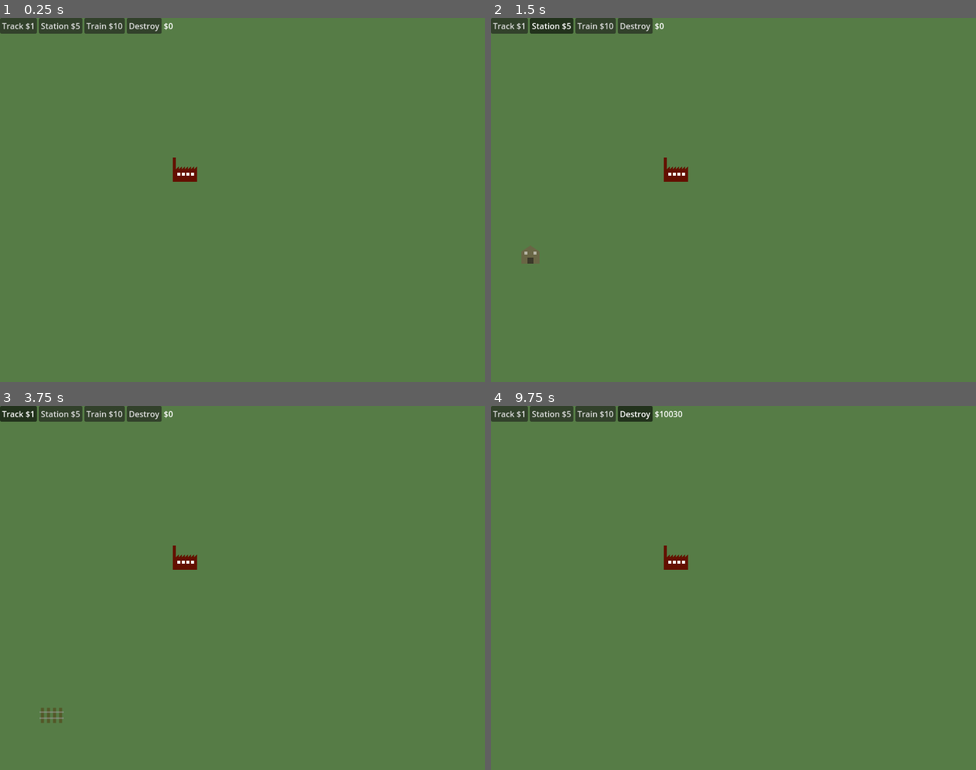
Above: before the commit, frames 1-4 (two rows, left to right).
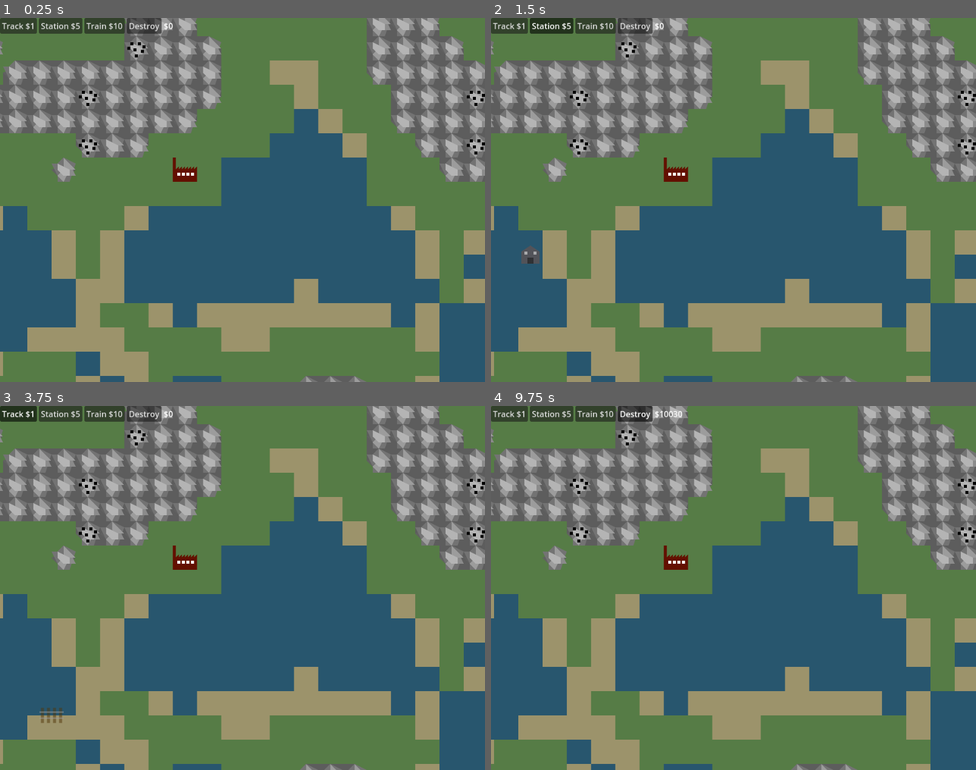
Above: after the commit, the same moments.

Repository: Godsmith/trainfinity3
Game: Godot game, scene res://scenes/overground.tscn
Two runs of this game, one before a commit and one after it. Both use one fixed random seed, a clock stepped at 60 frames per second and the inputs below.
Inputs (mouse positions are in pixels of both pictures, inside the frame that each line leads up to):
- Up to frame 1 (0.25 s): no input
- Up to frame 2 (1.5 s): click "Track $1" at 0.5 s; click "Station $5" at 1.25 s
- Up to frame 3 (3.75 s): click "Train $10" at 2 s; click "Destroy" at 2.75 s; click "Track $1" at 3.5 s
- Up to frame 4 (9.75 s): click "Station $5" at 4.25 s; click "Train $10" at 5 s; click "Destroy" at 5.75 s; click "Track $1" at 6.5 s; click "Station $5" at 7.25 s; click "Train $10" at 8 s; click "Destroy" at 8.75 s; tap Enter at 9.5 s; move the mouse to (651, 580) at 9.52 s; tap X at 9.6 s; click (651, 580) at 9.67 s

The runs differ from the first frame. In frame 1, 61% of the frame differs, in the area x 0-100%, y 0-100%; in frame 2, 61%; in frame 3, 61%; in frame 4, 61%.
Error before the commit: Attempt to call function 'add_child' in base 'null instance' on a null instance. (res://scripts/game.gd:200)

Commit message:
Add wagons

Diff:
--- a/scenes/overground.tscn
+++ b/scenes/overground.tscn
@@ -9,6 +9,8 @@
 
 [node name="Overground" type="Node2D"]
 script = ExtResource("1_u5idq")
+
+[node name="Terrain" type="Node2D" parent="."]
 
 [node name="Camera2D" type="Camera2D" parent="."]
 position = Vector2(38, 20)
@@ -18,7 +20,7 @@
 [node name="Gui" parent="." instance=ExtResource("2_lgfhw")]
 
 [node name="Background" type="Polygon2D" parent="."]
-z_index = -1
+z_index = -2
 position = Vector2(-16, 0)
 color = Color(0.337255, 0.490196, 0.27451, 1)
 polygon = PackedVector2Array(-1008, -1024, -1008, 959.32, -1008, 1024, 1040, 1024, 1040, -1024)
--- /dev/null
+++ b/scenes/wagon.tscn
@@ -0,0 +1,43 @@
+[gd_scene format=3 uid="uid://b4kkdoufxj3o1"]
+
+[node name="Wagon" type="PathFollow2D"]
+
+[node name="Polygon2D6" type="Polygon2D" parent="."]
+position = Vector2(3.51476, -0.507323)
+scale = Vector2(1, 0.497559)
+color = Color(0.212745, 0.217409, 0.213871, 1)
+polygon = PackedVector2Array(-6, -2, -4, -2, -4, -3, -6, -3)
+uv = PackedVector2Array(-351, -160.5, 241, -161.5, 382, -32.5, 263, 110.5, -358, 112.5)
+
+[node name="Polygon2D7" type="Polygon2D" parent="."]
+position = Vector2(6.51476, -0.507323)
+scale = Vector2(1, 0.497559)
+color = Color(0.212745, 0.217409, 0.213871, 1)
+polygon = PackedVector2Array(-6, -2, -4, -2, -4, -3, -6, -3)
+uv = PackedVector2Array(-351, -160.5, 241, -161.5, 382, -32.5, 263, 110.5, -358, 112.5)
+
+[node name="Polygon2D8" type="Polygon2D" parent="."]
+position = Vector2(3.51476, 2.96047)
+scale = Vector2(1, 0.487637)
+color = Color(0.212745, 0.217409, 0.213871, 1)
+polygon = PackedVector2Array(-6, -2, -4, -2, -4, -3, -6, -3)
+uv = PackedVector2Array(-351, -160.5, 241, -161.5, 382, -32.5, 263, 110.5, -358, 112.5)
+
+[node name="Polygon2D9" type="Polygon2D" parent="."]
+position = Vector2(6.51476, 2.96047)
+scale = Vector2(1, 0.487637)
+color = Color(0.212745, 0.217409, 0.213871, 1)
+polygon = PackedVector2Array(-6, -2, -4.99606, -2, -4, -2, -4, -3, -6, -3)
+uv = PackedVector2Array(-351, -160.5, 241, -161.5, 382, -32.5, 263, 110.5, -358, 112.5)
+
+[node name="Polygon2D2" type="Polygon2D" parent="."]
+position = Vector2(-2.48524, 0.497559)
+color = Color(0.350796, 0.357471, 0.352406, 1)
+polygon = PackedVector2Array(-1, 1, 1.91604, 1, 6, 1, 6, -2, -1, -2)
+uv = PackedVector2Array(-351, -160.5, 241, -161.5, 382, -32.5, 263, 110.5, -358, 112.5)
+
+[node name="Polygon2D" type="Polygon2D" parent="."]
+position = Vector2(2.01408, 2.00957)
+color = Color(0.212745, 0.217409, 0.213871, 1)
+polygon = PackedVector2Array(-5, -1, 1, -1, 1, -3, -5, -3)
+uv = PackedVector2Array(-351, -160.5, 241, -161.5, 382, -32.5, 263, 110.5, -358, 112.5)
--- a/scripts/game.gd
+++ b/scripts/game.gd
@@ -10,15 +10,13 @@
 # - ore patch size
 
 # TODO
-# - train collisions
-# - train wagons
 # - trains cannot turn so quickly
 # - limit zoom in and out
 # - saving the game
-# - terrain (water, sand, grass, hills, mountains...)
 # - cities
-# - perlin noise for terrain generation
 # - iron
+# - train collisions
+#   - cannot be done until we have pathfinding that takes other trains into account/signals/manual paths
 
 
 extends Node2D
--- a/scripts/train.gd
+++ b/scripts/train.gd
@@ -1,6 +1,8 @@
 extends Path2D
 
 class_name Train
+
+const WAGON = preload("res://scenes/wagon.tscn")
 
 signal end_reached(train: Train)
 
@@ -8,11 +10,18 @@
 @export var absolute_speed := 0.0
 @export var acceleration := 0.1
 @export var ore := 0
+@export var wagons: Array = []
 
 var direction := 1
 var last_progress := 0.0
 @onready var path_follow := $PathFollow2D
 @onready var polygon := $PathFollow2D/LightOccluder2D
+
+func _ready() -> void:
+	for i in 3:
+		var wagon = WAGON.instantiate()
+		wagons.append(wagon)
+		add_child(wagon)
 
 func _process(delta):
 	if absolute_speed < max_speed:
@@ -21,6 +30,10 @@
 
 func loop_movement(delta: Variant):
 	path_follow.progress += delta * absolute_speed * direction
+	for i in len(wagons):
+		var wagon = wagons[i]
+		wagon.progress = path_follow.progress - direction * Global.TILE_SIZE * (i + 1)
+		wagon.progress = clamp(wagon.progress, 0.0, curve.get_baked_length())
 	if path_follow.progress >= curve.get_baked_length() or path_follow.progress == 0.0:
 		absolute_speed = 0
 		direction *= -1
Not shown: 1 places in scenes/overground.tscn that only renumber resources
Not shown: 1 places in scenes/wall.tscn that only renumber resources
Not shown: 1 places in scenes/water.tscn that only renumber resources
